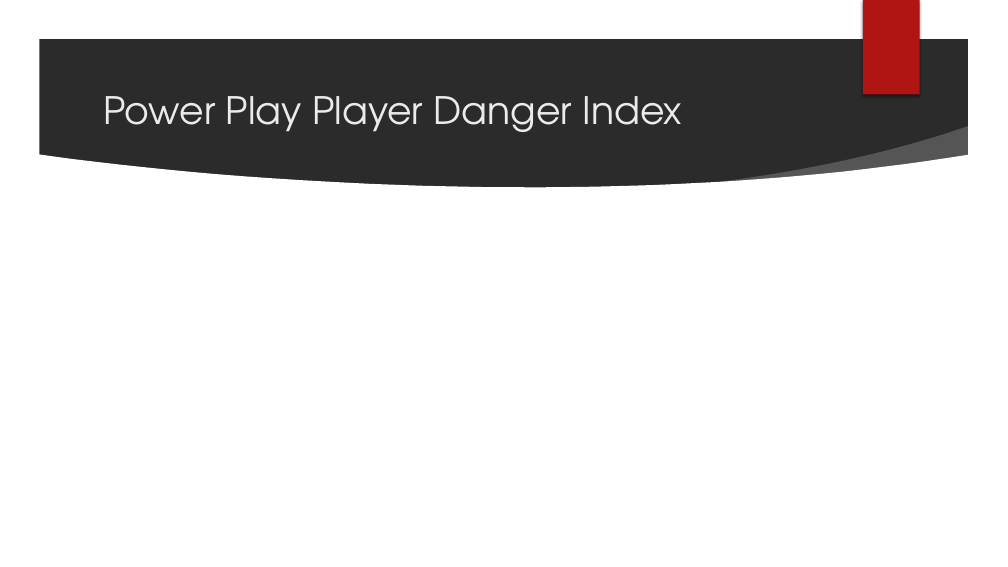
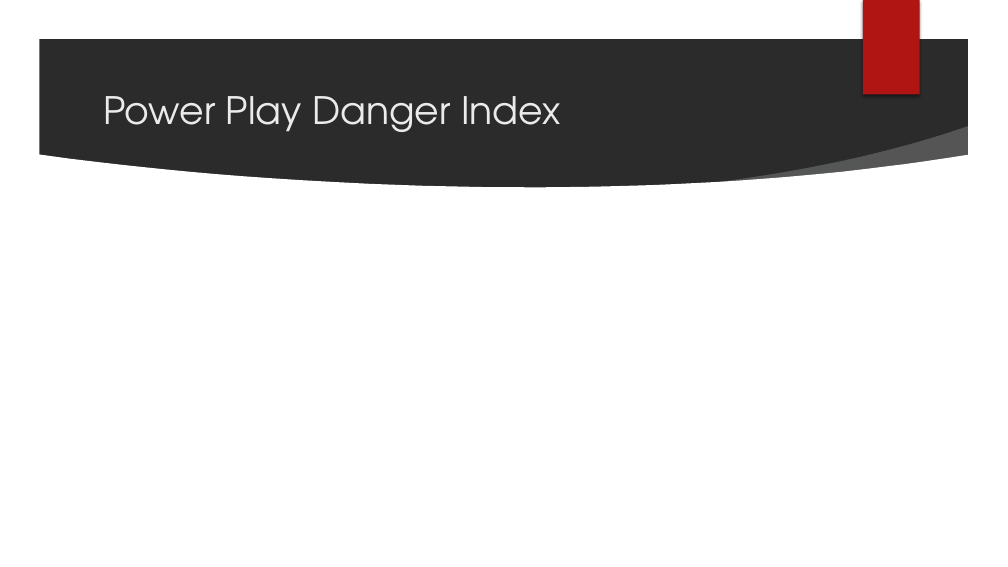
Before and after one commit to TK5-Tim/Big-Data-Cup, a slide deck: slide 7 of 2022/whkyhac2022/pres-whkyhac.pptx. Drawn at 1008x567 pixels with LibreOffice and Linux fonts; fonts in the diff are those of the drawing; background and template pictures are left out; a plain dark background stands for a picture behind light text. Boxes give left, top, right and bottom in pixels: in the first picture for what was removed or moved away, otherwise in the second. Text is boxed around its words. In the diff, an @@ line names an element or a change of style, - is before the commit and + after.

```diff
--- a/2022/whkyhac2022/pres-whkyhac.pptx
+++ b/2022/whkyhac2022/pres-whkyhac.pptx
@@ title at <box>103,96,560,132</box>: text changed @@
-Power Play Player Danger Index
+Power Play Danger Index
```
Also in this commit, not shown: 3 other slides changed, 1 slide added, 2 slides removed.
